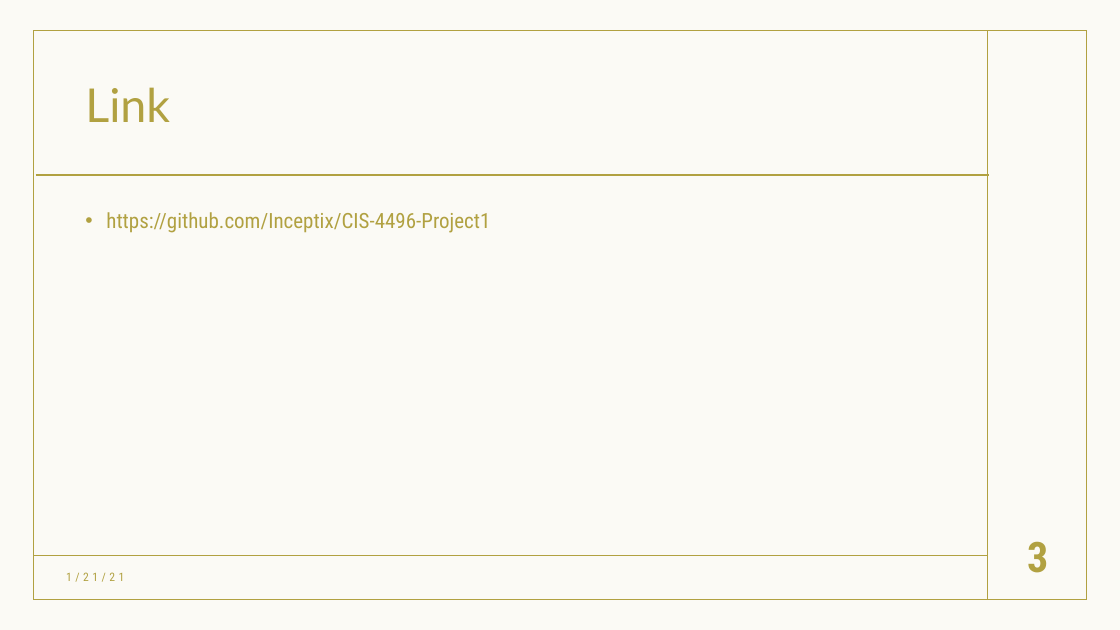
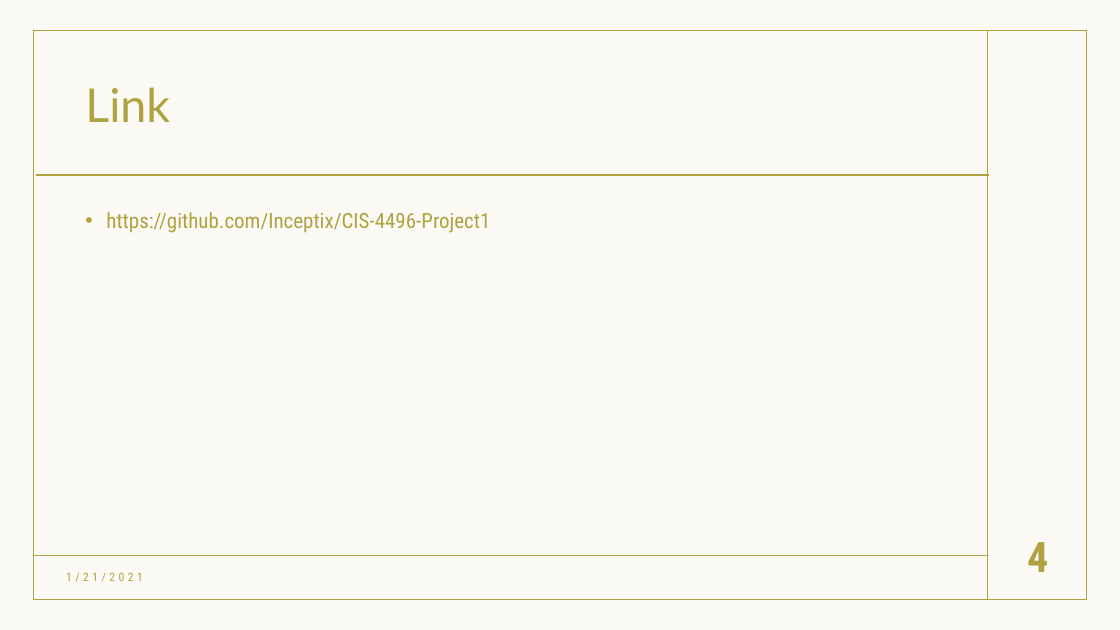
Before and after one commit to Inceptix/CIS-4496-Project1, a slide deck: slide 4 of Lab 1.pptx (slide 3 before the commit). Drawn at 1120x630 pixels with LibreOffice and Linux fonts; fonts in the diff are those of the drawing. Boxes give left, top, right and bottom in pixels: in the first picture for what was removed or moved away, otherwise in the second. Text is boxed around its words. In the diff, an @@ line names an element or a change of style, - is before the commit and + after.

```diff
--- a/Lab 1.pptx
+++ b/Lab 1.pptx
@@ page number at box(1027, 542, 1048, 572): text changed @@
-3
+4
@@ text at box(66, 572, 143, 582): text changed @@
-1/21/21
+1/21/2021
```
Also in this commit, not shown: 2 other slides changed, 1 slide added, 1 slide removed, 1 other file.
